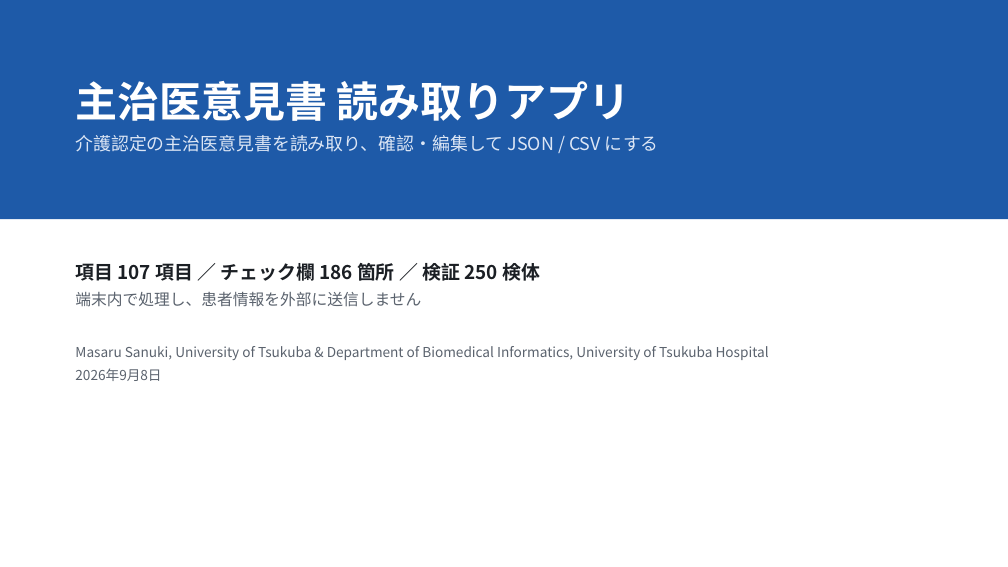
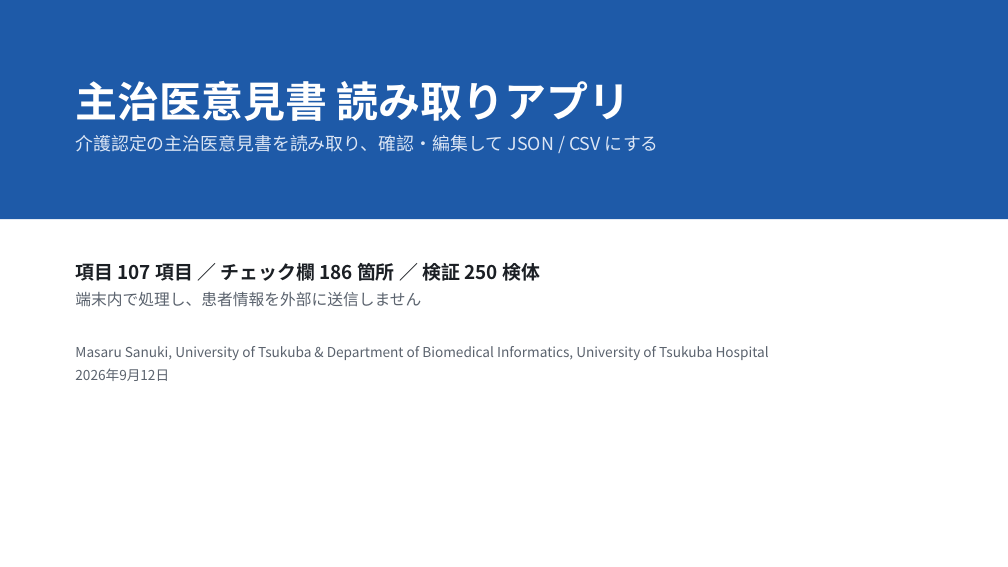
Before and after one commit to masarusanuki/ikensho-ocr, a slide deck: slide 1 of docs/主治医意見書読み取り_概要.pptx. Drawn at 1008x567 pixels with LibreOffice and Linux fonts; fonts in the diff are those of the drawing. Boxes give left, top, right and bottom in pixels: in the first picture for what was removed or moved away, otherwise in the second. Text is boxed around its words. In the diff, an @@ line names an element or a change of style, - is before the commit and + after.

```diff
--- a/docs/主治医意見書読み取り_概要.pptx
+++ b/docs/主治医意見書読み取り_概要.pptx
@@ text at (75, 368, 169, 381): text changed @@
-2026年9月8日
+2026年9月12日
```
Also in this commit, not shown: 11 other slides changed, 5 slides added, 3 other files.
